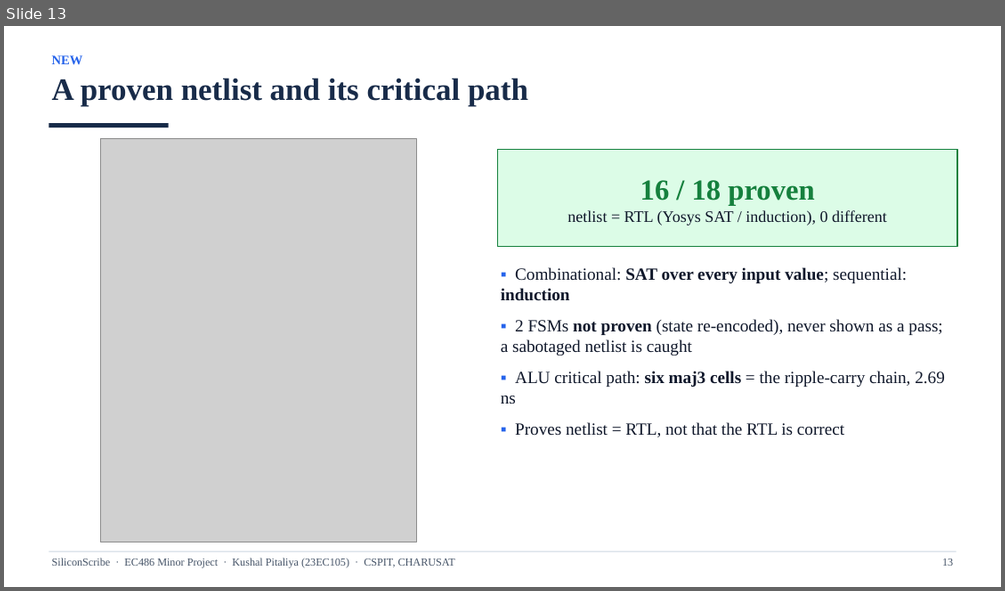
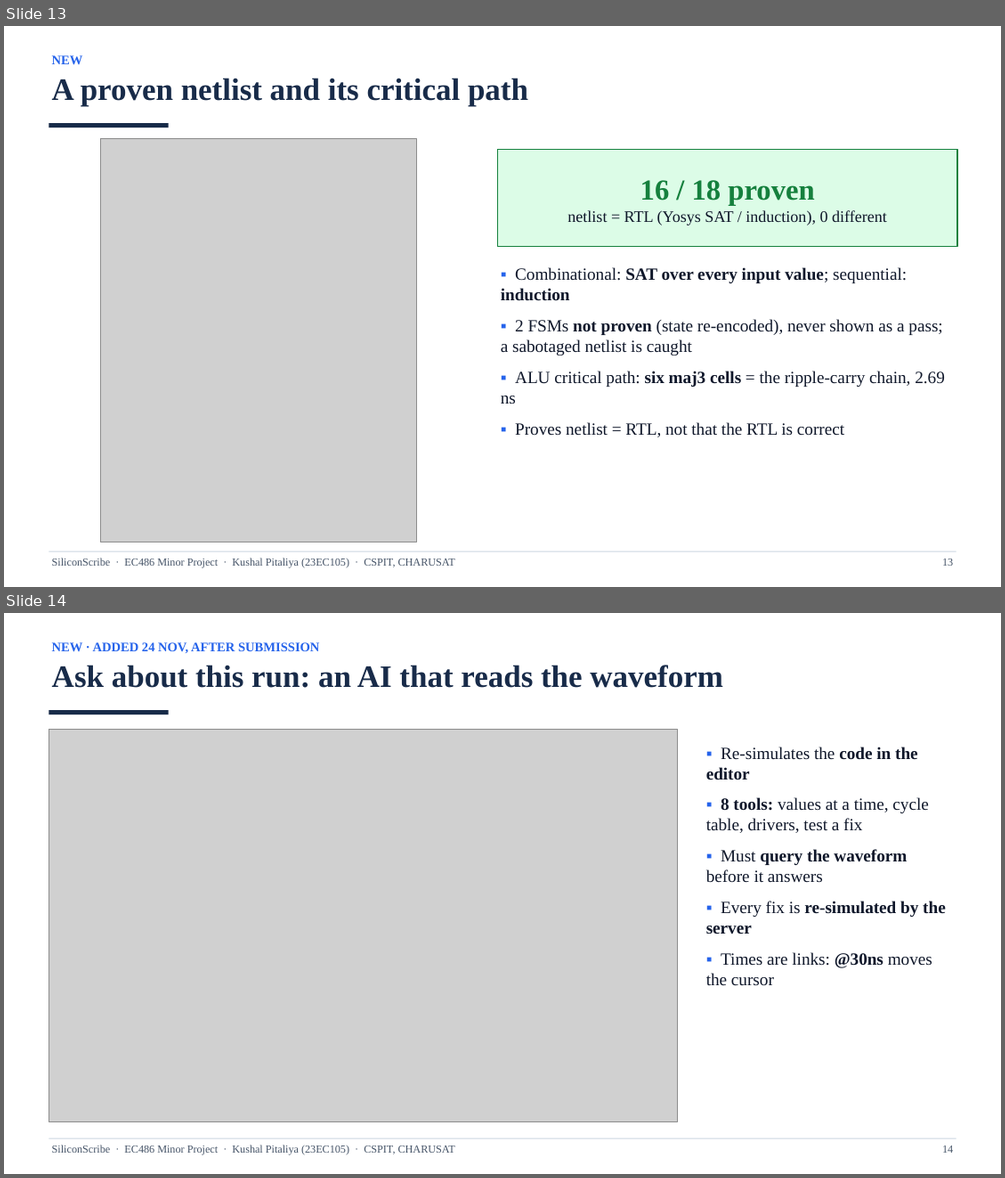
Before and after one commit to k-pitaliya/siliconscribe, a slide deck: docs/23EC105_Kushal_Pitaliya_SiliconScribe_Viva_Presentation.pptx. Shown one above the other, each under a label of ours: slide 13 before the commit, slides 13 and 14 after it. The pictures are 1005x591 and 1005x1178 pixels, drawn with LibreOffice and Linux fonts; fonts in the diff are those of the drawing; grey boxes stand for pictures. Boxes give left, top, right and bottom in pixels: in the first picture for what was removed or moved away, otherwise in the second. Text is boxed around its words. In the diff, an @@ line names an element or a change of style, - is before the commit and + after.

```diff
--- a/docs/23EC105_Kushal_Pitaliya_SiliconScribe_Viva_Presentation.pptx
+++ b/docs/23EC105_Kushal_Pitaliya_SiliconScribe_Viva_Presentation.pptx
@@ slide 14 added at box(4, 613, 1001, 1174), background #FFFFFF @@
@@ text added at box(52, 642, 319, 653), 12.5 pt, text #2563EB, bold @@
+NEW · ADDED 24 NOV, AFTER SUBMISSION
@@ text added at box(52, 665, 723, 688), 30 pt, text #182B49, bold @@
+Ask about this run: an AI that reads the waveform
@@ rectangle added at box(48, 710, 169, 714), fill #182B49 @@
@@ picture added at box(48, 729, 677, 1121) @@
@@ text added at box(706, 747, 946, 986), 16.5 pt, text #0F172A @@
+▪ Re-simulates the code in the editor
+▪ 8 tools: values at a time, cycle table, drivers, test a fix
+▪ Must query the waveform before it answers
+▪ Every fix is re-simulated by the server
+▪ Times are links: @30ns moves the cursor
@@ rectangle added at box(48, 1138, 956, 1139), fill #CBD5E1 @@
@@ text added at box(52, 1144, 455, 1155), 10.5 pt, text #475569 @@
+SiliconScribe · EC486 Minor Project · Kushal Pitaliya (23EC105) · CSPIT, CHARUSAT
@@ text added at box(942, 1145, 953, 1152), 10.5 pt, text #475569 @@
+14
```
Also in this commit, not shown: 7 slides changed, 1 other slide added, 34 other files.
